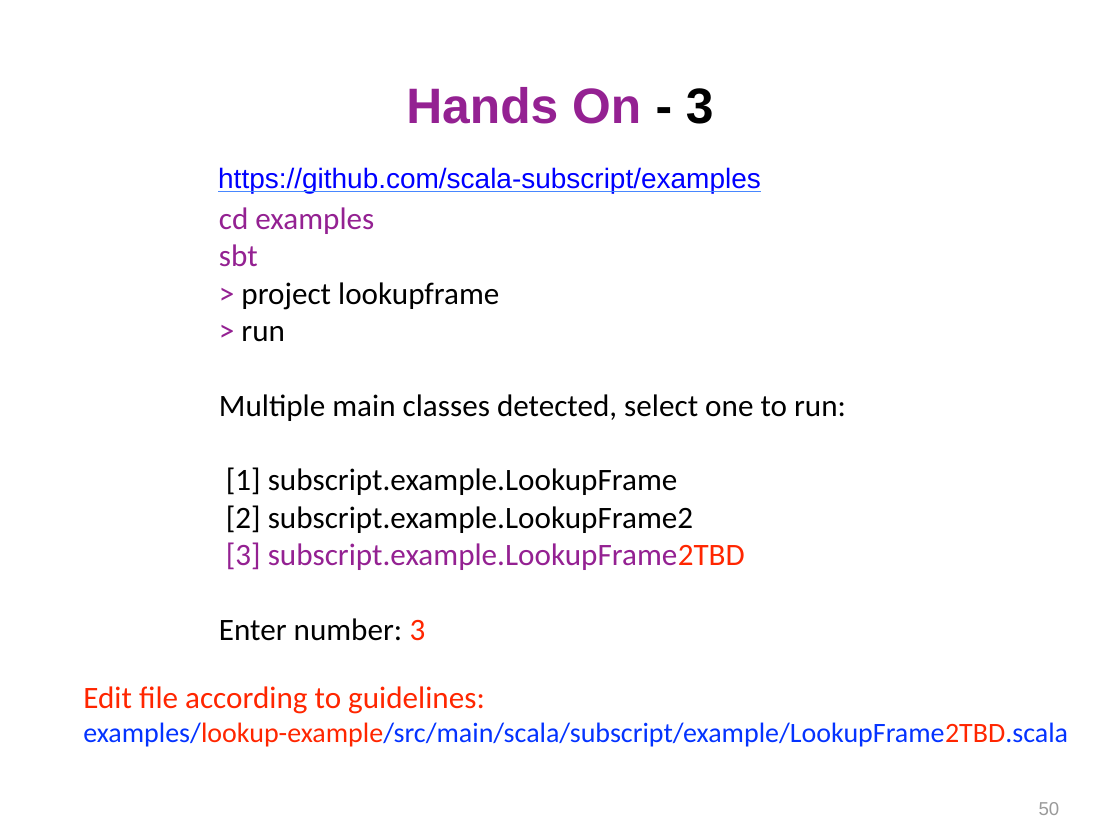
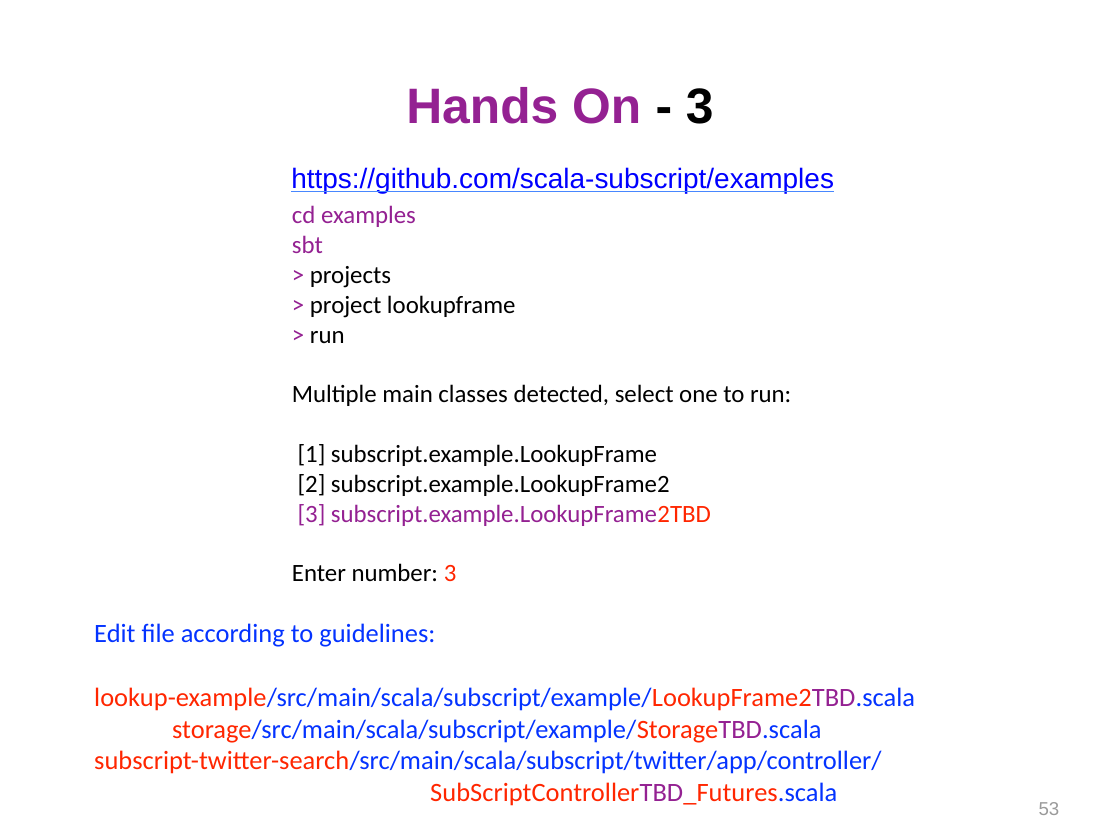
Before and after one commit to lambdaconf/lambdaconf-2016-usa, a slide deck: slide 53 of Programming with Algebra/160526 Subscript - Programming with Algebra.pptx (slide 50 before the commit). Drawn at 1120x840 pixels with LibreOffice and Linux fonts; fonts in the diff are those of the drawing. Boxes give left, top, right and bottom in pixels: in the first picture for what was removed or moved away, otherwise in the second. Text is boxed around its words. In the diff, an @@ line names an element or a change of style, - is before the commit and + after.

```diff
--- a/Programming with Algebra/160526 Subscript - Programming with Algebra.pptx
+++ b/Programming with Algebra/160526 Subscript - Programming with Algebra.pptx
@@ text "https://github.com/scala-subscript/examples": place and size @@
-text "https://github.com/scala-subscript/examples" at box(218, 167, 761, 193)
+text "https://github.com/scala-subscript/examples" at box(291, 167, 834, 193)
@@ text "cd examples": place and size @@
-text "cd examples" at box(219, 207, 846, 641)
+text "cd examples" at box(292, 205, 791, 581)
@@ text at box(292, 205, 791, 581): size 20 to 16 pt @@
@@ text at box(310, 266, 391, 288): paragraph added @@
+> projects
@@ text "Edit file according to guidelines:": place and size @@
-text "Edit file according to guidelines:" at box(83, 686, 1068, 747)
+text "Edit file according to guidelines:" at box(94, 623, 915, 806)
@@ text at box(94, 623, 435, 647): size 20 to 17 pt, text colour #FF2600 to #0433FF in "Edit file according to guidelines:" @@
@@ text at box(94, 687, 915, 806): text changed; size 18 to 17 pt @@
-examples/lookup-example/src/main/scala/subscript/example/LookupFrame2TBD.scala
+lookup-example/src/main/scala/subscript/example/LookupFrame2TBD.scala
+storage/src/main/scala/subscript/example/StorageTBD.scala
+subscript-twitter-search/src/main/scala/subscript/twitter/app/controller/
+                SubScriptControllerTBD_Futures.scala
@@ page number at box(1039, 802, 1060, 815): text changed @@
-50
+53
```
Also in this commit, not shown: 5 other slides changed, 2 other files.
